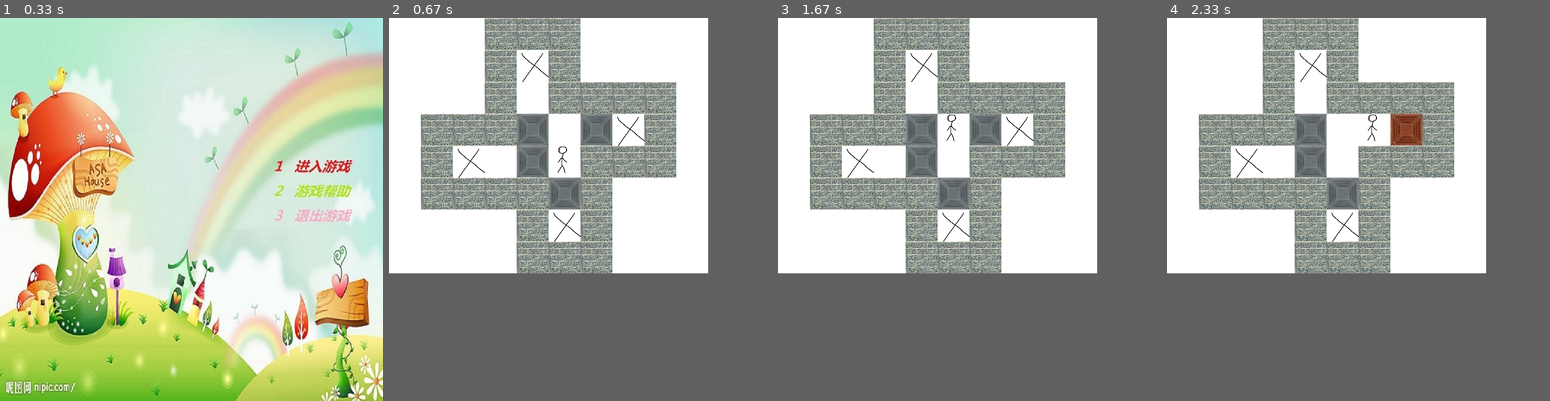
Above: before the commit, frames 1-4 (left to right).
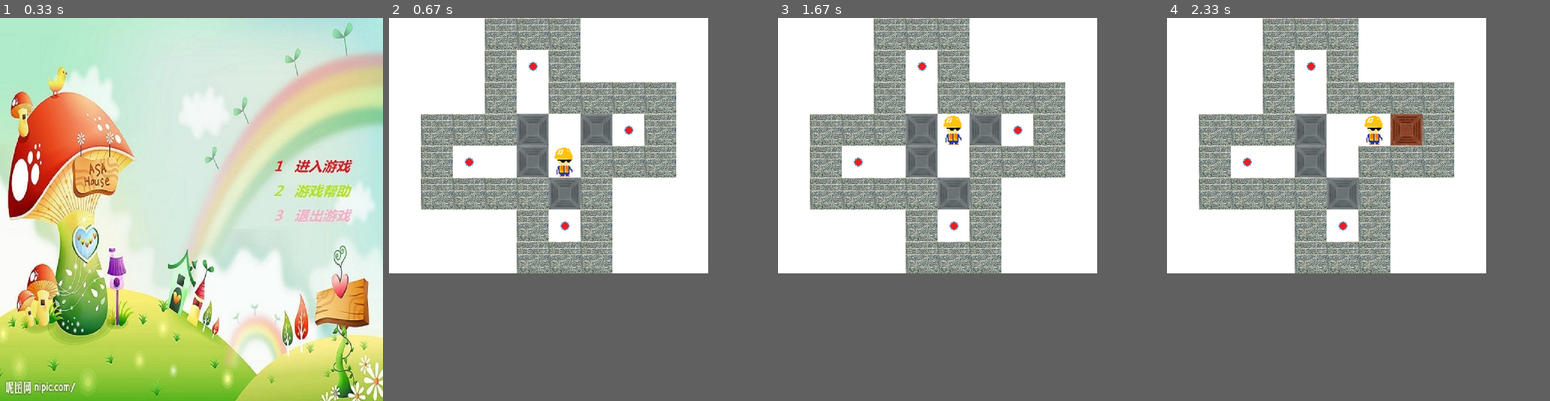
Above: after the commit, the same moments.

Repository: KIDJourney/Sokoban_Pygame
Game: pygame game, started from main.py
Two runs of this game, one before a commit and one after it. Both use one fixed random seed, a clock stepped at 60 frames per second and the inputs below.
Inputs:
- Up to frame 1 (0.33 s): no input
- Up to frame 2 (0.67 s): tap 1 at 0.33 s
- Up to frame 3 (1.67 s): tap Space at 0.67 s; hold Up from 1.5 s (still down)
- Up to frame 4 (2.33 s): release Up at 1.97 s; hold Right from 2 s (still down)

Frame 1 is identical in both runs. In frame 2, 0.5% of the frame differs, in the area x 17-67%, y 9-59%; in frame 3, 0.5%; in frame 4, 0.5%.

Commit message:
Added new image assets

Diff:
--- a/main.py
+++ b/main.py
@@ -14,8 +14,8 @@
 Image_Box_Inplace = pygame.image.load("img/Box_Inplace.jpg").convert()
 Image_Box_Outplace = pygame.image.load("img/Box_Outplace.JPG").convert()
 Game_Success = pygame.image.load("img/Success.jpg").convert()
-Image_Player = pygame.image.load("img/man.jpg").convert()
-Image_Goal = pygame.image.load("img/Goal.jpg").convert()
+Image_Player = pygame.image.load("img/man2.png").convert()
+Image_Goal = pygame.image.load("img/Goal2.png").convert()
 Image_Wall = pygame.image.load("img/wall.jpg").convert()
 Image_Help = pygame.transform.scale(Image_Help,(768,768))
 Image_Welcome = pygame.transform.scale(Image_Welcome,(768,768))
Binary file added: img/Goal2.png
Binary file added: img/man2.png
Binary file removed: source/Box_Inplace.jpg
Binary file removed: source/Box_Outplace.JPG
Binary file removed: source/Goal.jpg
Binary file removed: source/Goal.png
Binary file removed: source/Success.jpg
Binary file removed: source/help.png
Binary file removed: source/man.jpg
Binary file removed: source/man.png
Binary file removed: source/wall.jpg
Binary file removed: source/welcome.png
